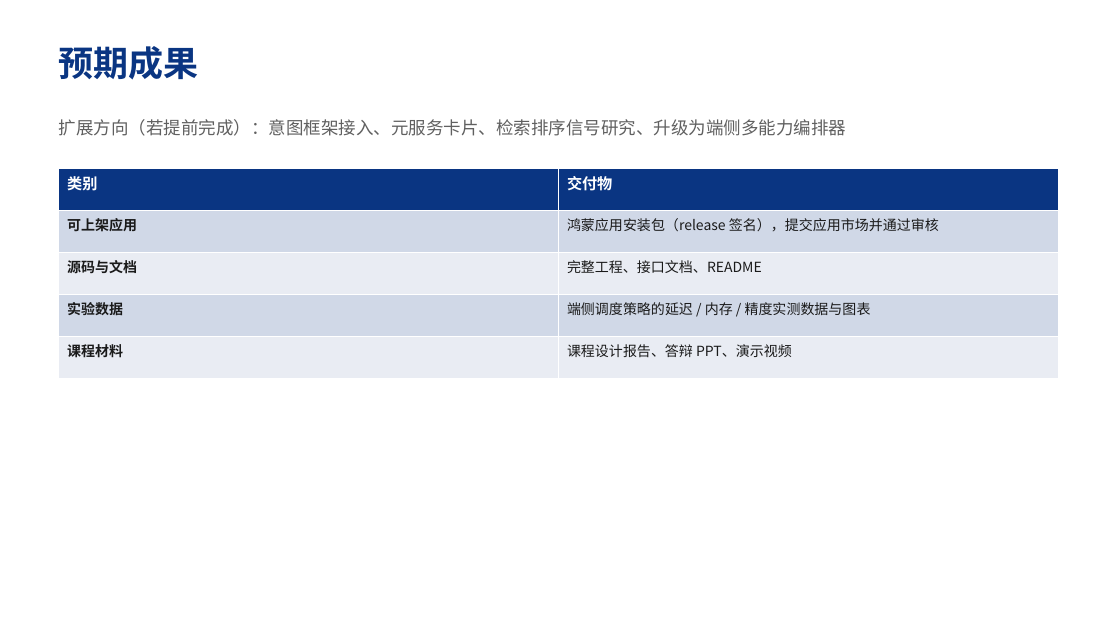
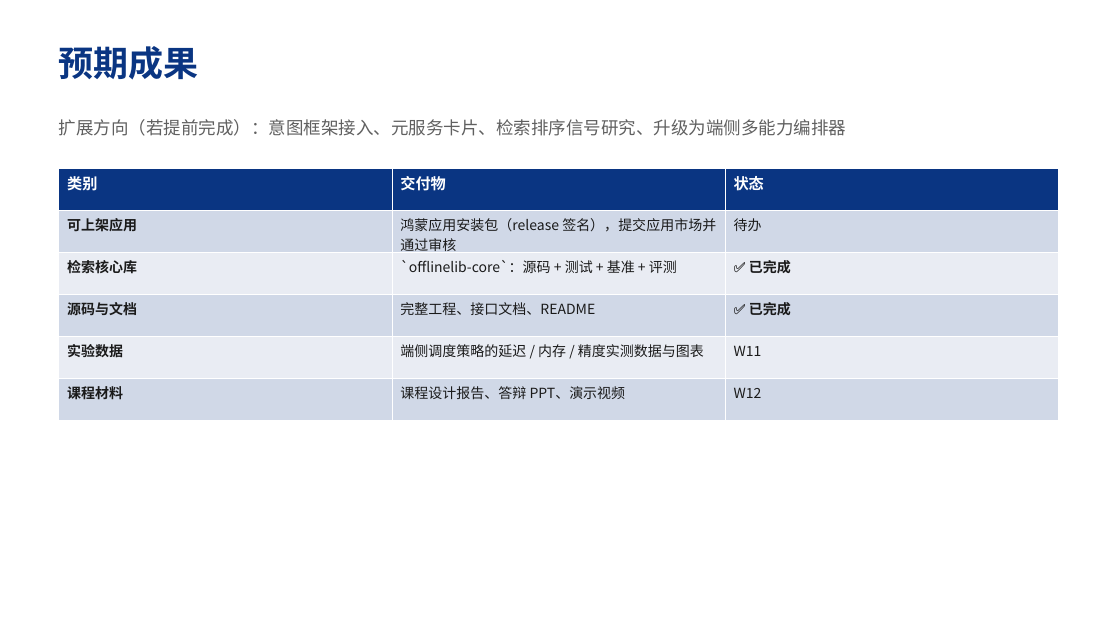
Before and after one commit to CCodeDong/agentbudget, a slide deck: slide 28 of deliverables/移动应用开发/立项.pptx (slide 27 before the commit). Drawn at 1120x630 pixels with LibreOffice and Linux fonts; fonts in the diff are those of the drawing. Boxes give left, top, right and bottom in pixels: in the first picture for what was removed or moved away, otherwise in the second. Text is boxed around its words. In the diff, an @@ line names an element or a change of style, - is before the commit and + after.

Commit message:
两份立项 PPT 加入真实进度（按 A 的结构 + B 的实际状态）
移动应用开发（29 页）
- 新增 P16 当前进展：offlinelib-core 1417 行 / 87 测试通过 / 真实 UI 643 行
- 重写 P15：从「计划验证」改为「已实测」——建库 489ms、检索 22ms、增量删除快 560 倍
- P25 改为十二周并说明原因（软著 20-30 工作日）；P26/P27 拆为已完成与待做

仓颉（18 页）
- 新增 P8 当前进展：1678 行 / 29 测试 / 88.6% 行覆盖 / 3960 次实验 / 正反实验已得结论
- 保留原稿结构与老师认可的部分不动

两份修改说明同步更新页数与待办

```diff
--- a/deliverables/移动应用开发/立项.pptx
+++ b/deliverables/移动应用开发/立项.pptx
@@ table at <box>59,168,1060,420</box> @@
-类别 | 交付物
-可上架应用 | 鸿蒙应用安装包（release 签名），提交应用市场并通过审核
-源码与文档 | 完整工程、接口文档、README
-实验数据 | 端侧调度策略的延迟 / 内存 / 精度实测数据与图表
-课程材料 | 课程设计报告、答辩 PPT、演示视频
+类别 | 交付物 | 状态
+可上架应用 | 鸿蒙应用安装包（release 签名），提交应用市场并通过审核 | 待办
+检索核心库 | `offlinelib-core`：源码 + 测试 + 基准 + 评测 | ✅ 已完成
+源码与文档 | 完整工程、接口文档、README | ✅ 已完成
+实验数据 | 端侧调度策略的延迟 / 内存 / 精度实测数据与图表 | W11
+课程材料 | 课程设计报告、答辩 PPT、演示视频 | W12
```
Also in this commit, not shown: 2 other slides changed, 3 slides added, 2 slides removed, 6 other files.
